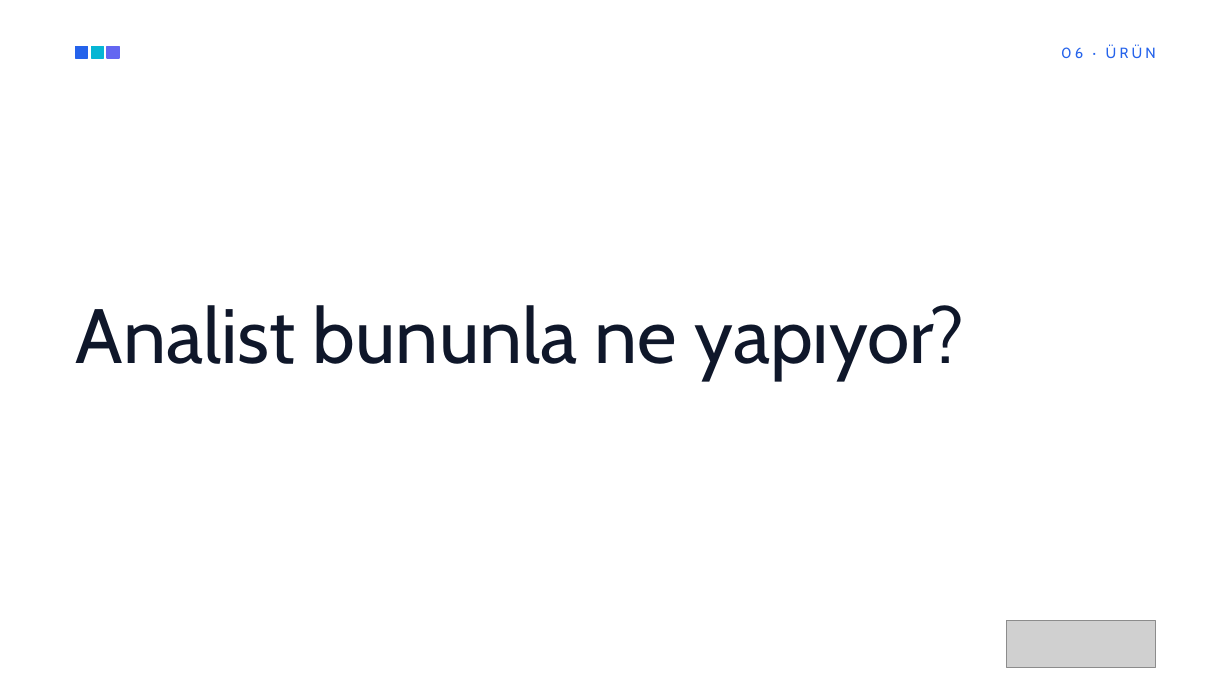
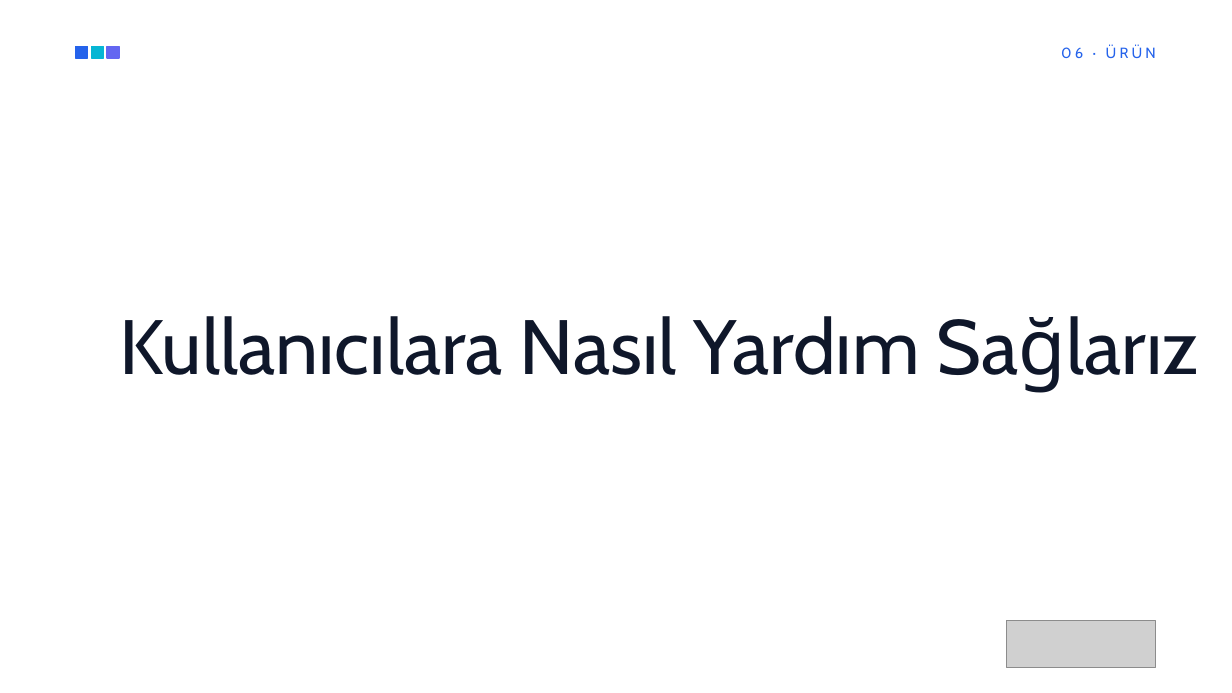
Before and after one commit to SmartData58/Teknofest2026_FinAgent, a slide deck: slide 17 of SmartData-BiQuery-Sunum.pptx. Drawn at 1232x693 pixels with LibreOffice and Linux fonts; fonts in the diff are those of the drawing; grey boxes stand for pictures; background and template pictures are left out. Boxes give left, top, right and bottom in pixels: in the first picture for what was removed or moved away, otherwise in the second. Text is boxed around its words. In the diff, an @@ line names an element or a change of style, - is before the commit and + after.

```diff
--- a/SmartData-BiQuery-Sunum.pptx
+++ b/SmartData-BiQuery-Sunum.pptx
@@ text at box(119, 316, 920, 375): text changed @@
-Analist bununla ne yapıyor?
+Kullanıcılara Nasıl Yardım Sağlarız
```
Also in this commit, not shown: 10 other slides changed, 3 slides added.
